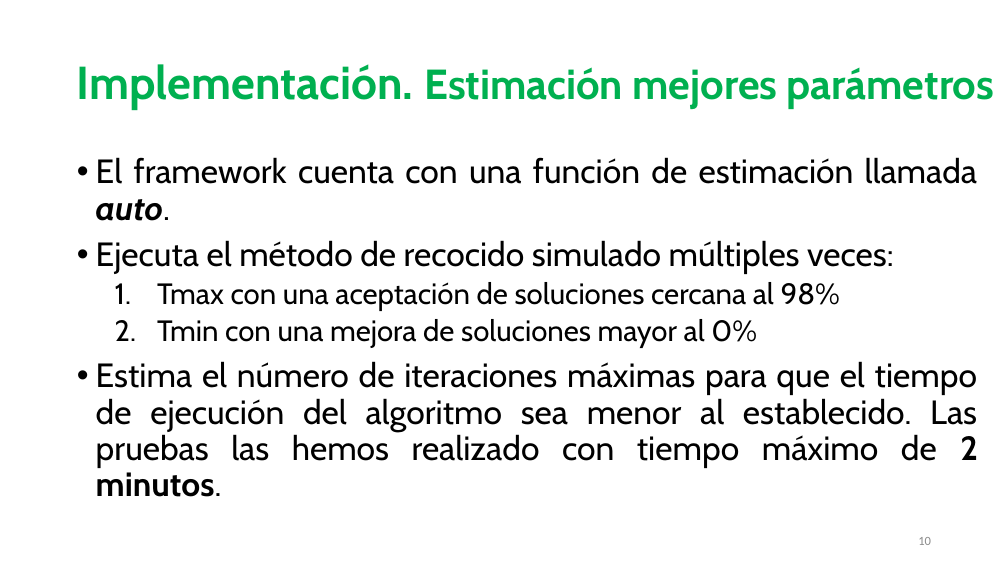
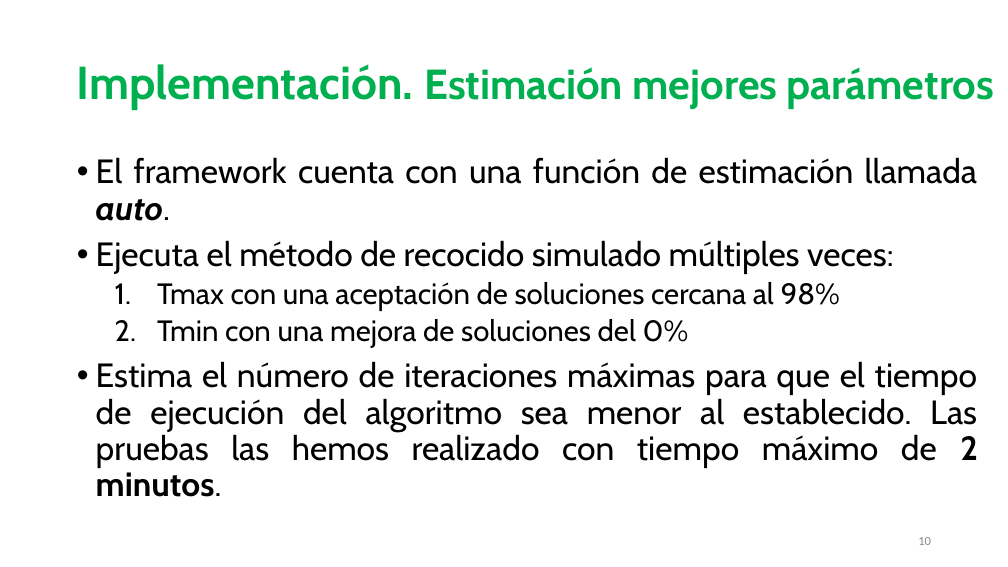
Before and after one commit to johacks/bibm, a slide deck: slide 10 of RS/RS_Presentacion.pptx. Drawn at 1008x567 pixels with LibreOffice and Linux fonts; fonts in the diff are those of the drawing. Boxes give left, top, right and bottom in pixels: in the first picture for what was removed or moved away, otherwise in the second. Text is boxed around its words. In the diff, an @@ line names an element or a change of style, - is before the commit and + after.

Commit message:
Presentación Final

```diff
--- a/RS/RS_Presentacion.pptx
+++ b/RS/RS_Presentacion.pptx
@@ text at (157, 319, 689, 348): text changed @@
-  2. Tmin con una mejora de soluciones mayor al 0%
+  2. Tmin con una mejora de soluciones del 0%
```
Also in this commit, not shown: 5 other slides changed.
